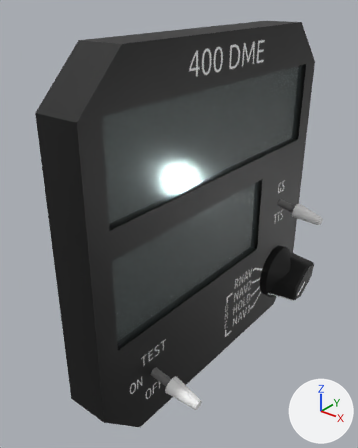
The Blender file Models/Interior/Panel/Instruments/dme/dme.blend: old version first, new version second.
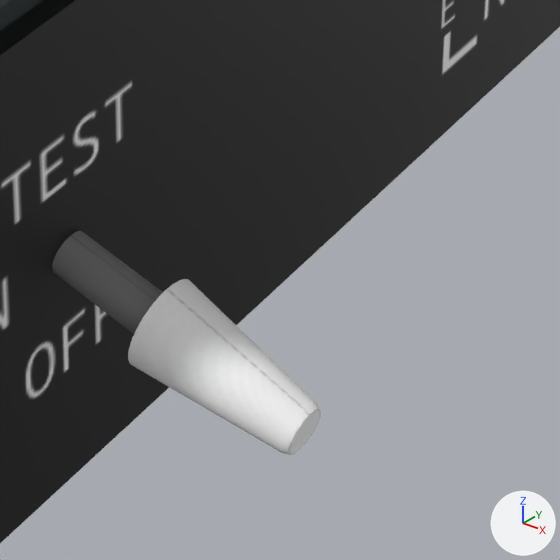
The first picture shows the older version from a camera (50 mm lens) standing at (0.0562, -0.0865, 0.0482) and looking at (-0.0072, -0.0072, -0.0009). The close-ups show both versions on the part from 39% to 69% of the width and 72% to 96% of the height of that picture; other places that the commit changed are outside them. The axes (+X, +Y, +Z) are drawn at lower right. The lights are the same throughout.

Objects in the first close-up: 'Case', 'Face', 'Glass', 'ModeSwitch'.
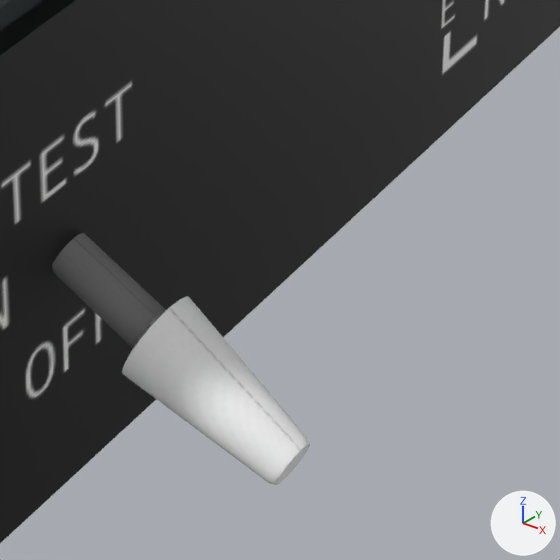
Location of each change, (x1, y1, x2, y2) in pixels of the close-ups (560 x 560 px):
'ModeSwitch', moved, turned
    before: (52, 231, 321, 455)
    after: (52, 233, 310, 485)

What changed in the scene script:
```text
Change ob_modeswitch:
    ob_modeswitch.location: (0.0061, -0.025, -0.02858) -> (0.00582, -0.025, -0.02962)
    ob_modeswitch.rotation_euler: (0.0, 0.175, 0.0) -> (0.0, 0.349, 0.0)  # degrees (0, 10, 0) -> degrees (0, 20, 0)
```
